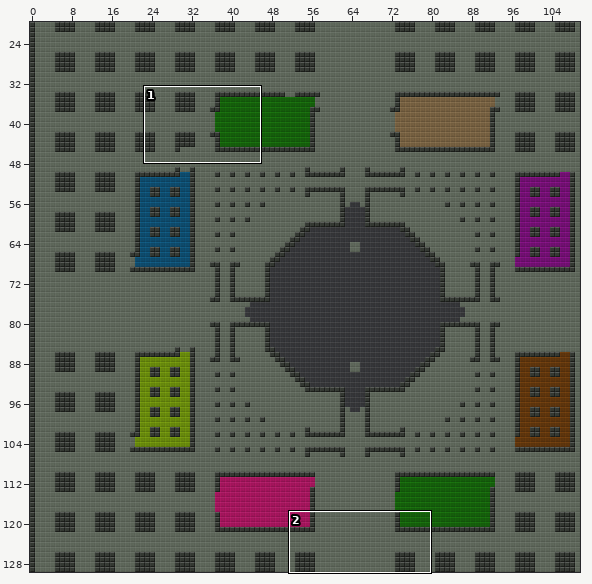
Two versions of a level (Tiled map, assets/untitled.tmx). Above, an overview of the earlier version with the close-up marked.
Close-up. Before the edit:
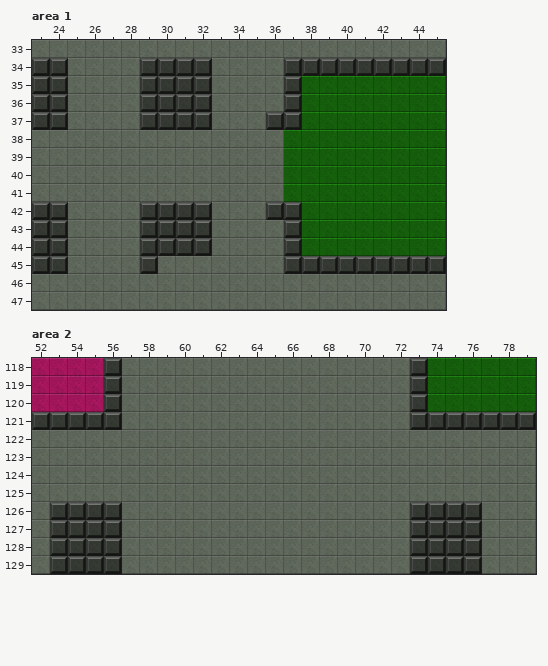
Cells are 32x32 px. Shown: area 1 x 23..45, y 33..47; area 2 x 52..79, y 118..129. The commit also changed other parts of the map, which this record leaves out.
Now the later version:
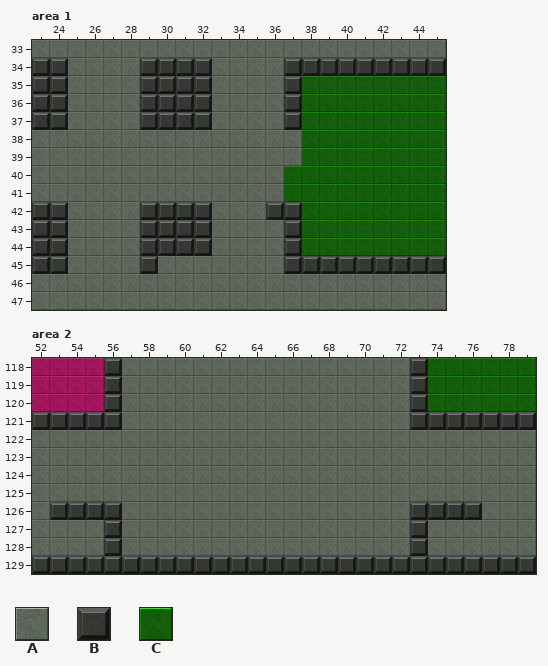
Key: from "tiles": A 0, B 19, C 56.
_ is an empty cell.
Change:
Layer "Tile Layer 1", area 1:
Tile B becomes tile A in row 37 at x 36.
Tile C becomes tile A in rows 38 to 39 at x 37.
Layer "Tile Layer 1", area 2:
Tile B becomes tile A in rows 127 to 128 at x 53 to 55 and 74 to 76.
Tile A becomes tile B in row 129 at x 52, 57 to 72 and 77 to 79.
Boxes around the changes in both close-ups, in picture pixels (x1, y1, x2, y2):
changed: (266, 112, 302, 166)
changed: (32, 520, 104, 574)
changed: (428, 520, 536, 574)
changed: (122, 556, 410, 574)
